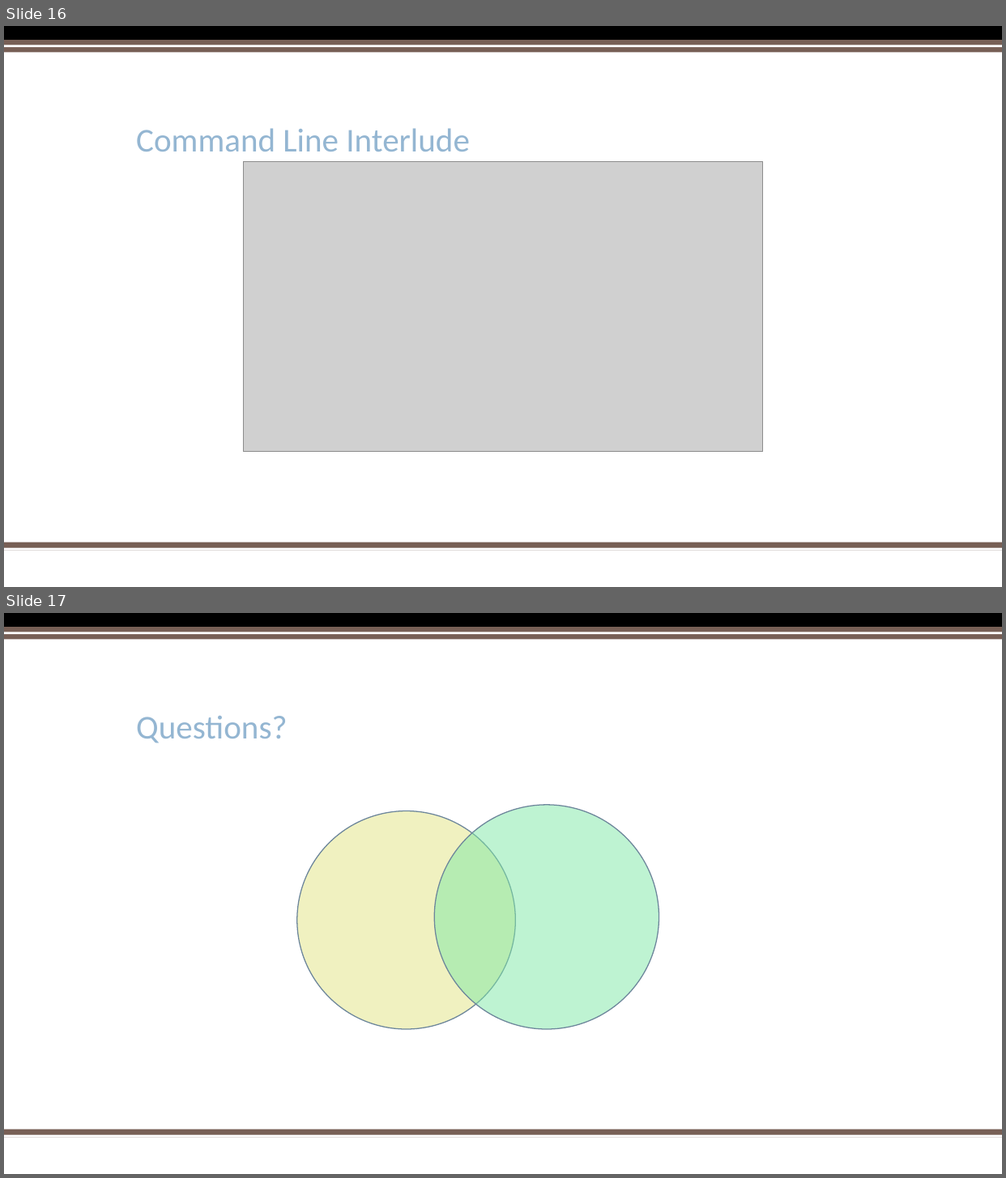
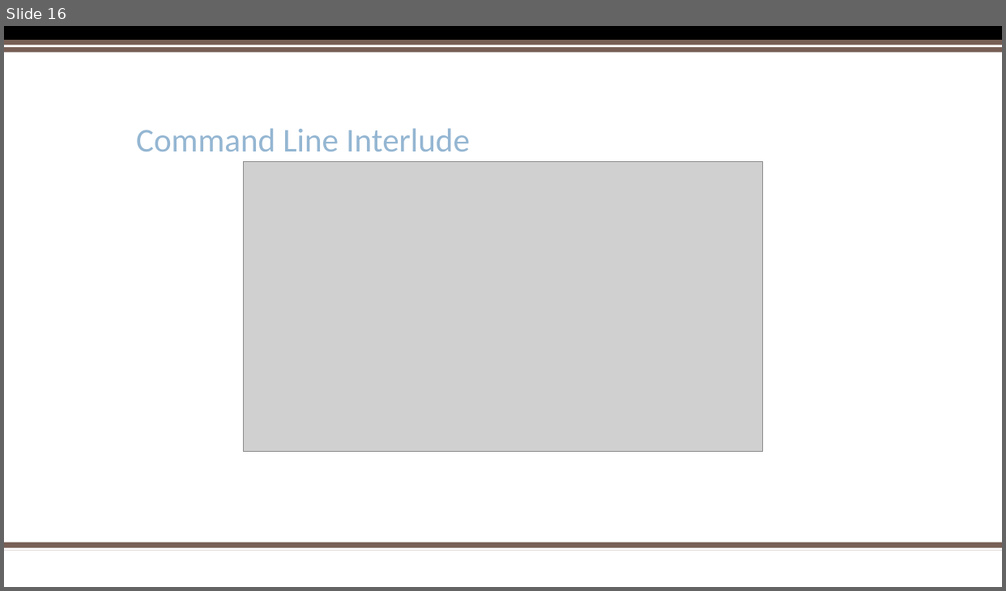
Before and after one commit to kerchen/PyOhioProtobuf, a slide deck: PythonProtobufPyOhio2017.pptx. Shown one above the other, each under a label of ours: slides 16 and 17 before the commit, slide 16 after it. The pictures are 1006x1178 and 1006x591 pixels, drawn with LibreOffice and Linux fonts; fonts in the diff are those of the drawing; grey boxes stand for pictures; background and template pictures are left out. Boxes give left, top, right and bottom in pixels: in the first picture for what was removed or moved away, otherwise in the second. Text is boxed around its words. In the diff, an @@ line names an element or a change of style, - is before the commit and + after.

```diff
--- a/PythonProtobufPyOhio2017.pptx
+++ b/PythonProtobufPyOhio2017.pptx
@@ slide 17 removed at (4,613,1002,1174), background #FFFFFF; not listed: 5 template elements that a slide beside it also shows @@
@@ title removed at (136,716,287,743) @@
-Questions?
@@ ellipse removed at (434,805,659,1029) @@
@@ ellipse removed at (296,811,515,1030) @@
```
Also in this commit, not shown: 2 slides changed, 1 slide added.
